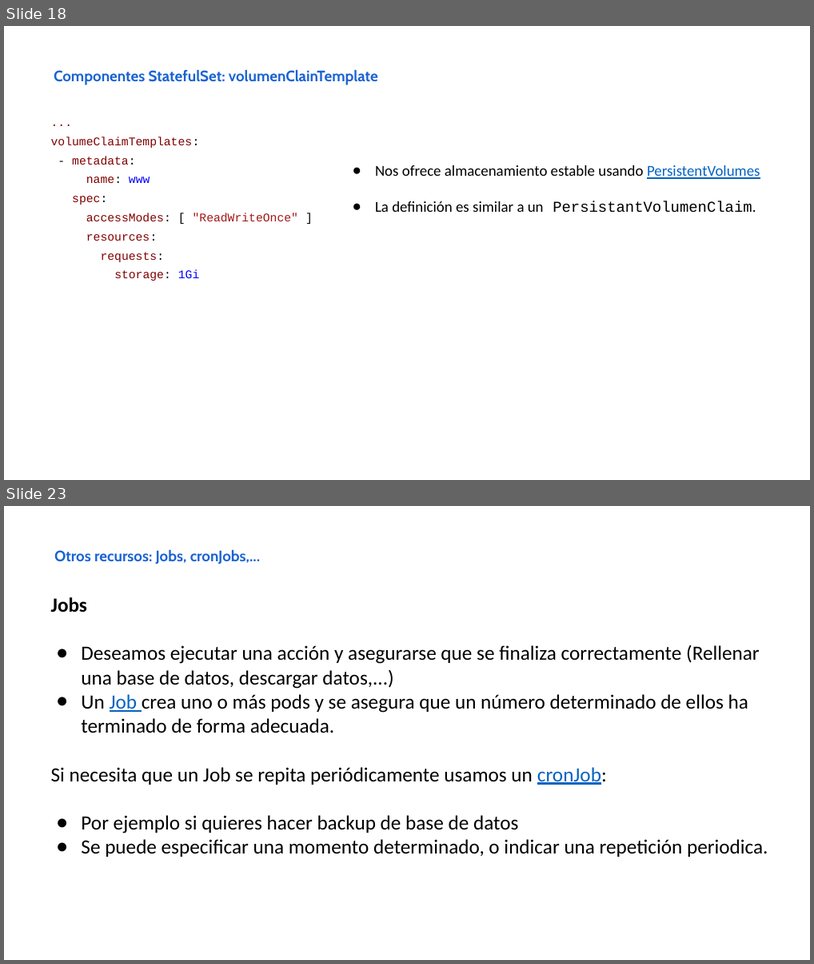
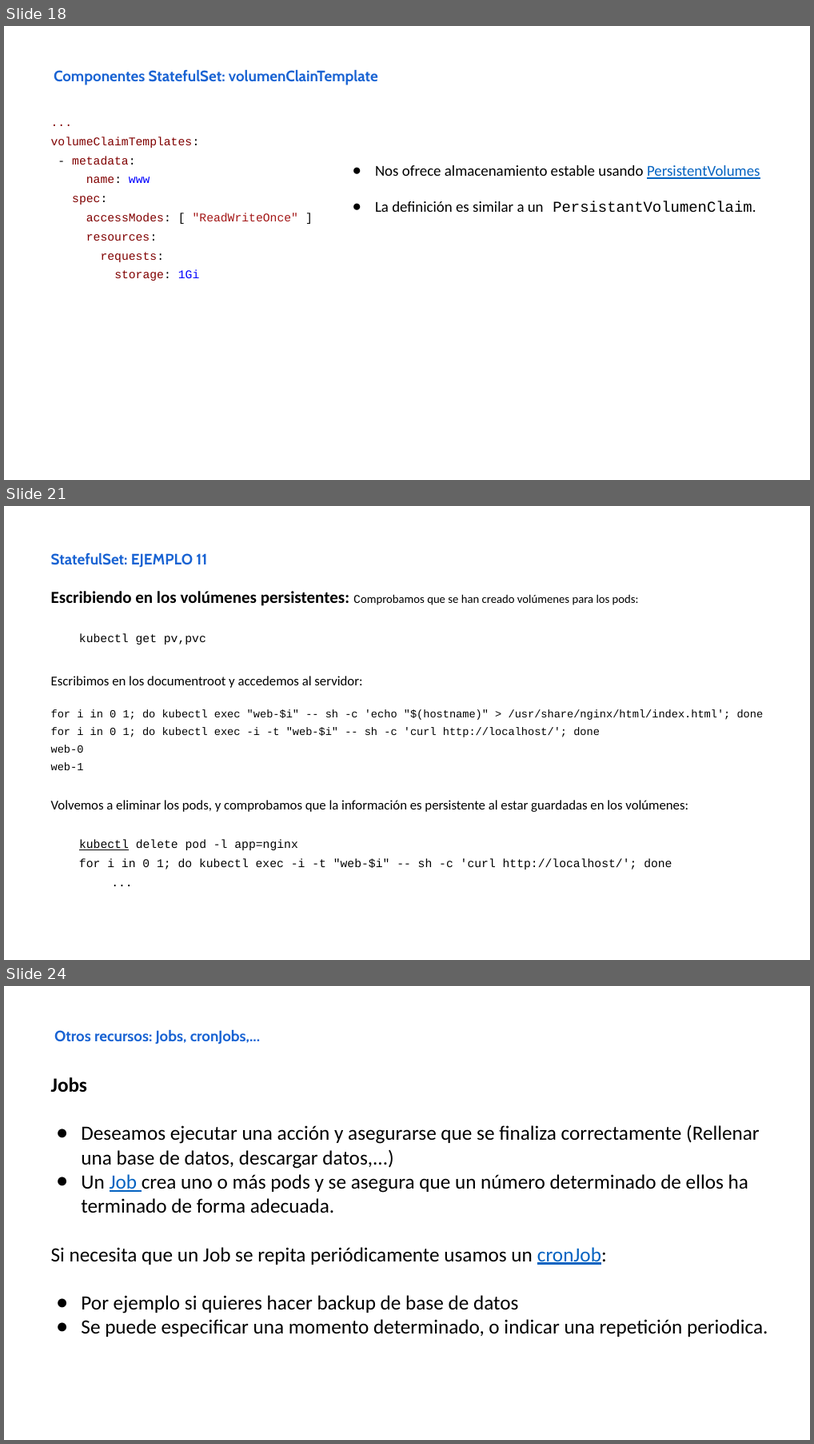
Before and after one commit to iesgn/curso_kubernetes_2020, a slide deck: unidad4/presentacion_unidad4.odp. Shown one above the other, each under a label of ours: slides 18 and 23 before the commit, slides 18, 21 and 24 after it; the slides between them are not shown. The pictures are 814x964 and 814x1444 pixels, drawn with LibreOffice and Linux fonts; fonts in the diff are those of the drawing. Boxes give left, top, right and bottom in pixels: in the first picture for what was removed or moved away, otherwise in the second. Text is boxed around its words. In the diff, an @@ line names an element or a change of style, - is before the commit and + after.

```diff
--- a/unidad4/presentacion_unidad4.odp
+++ b/unidad4/presentacion_unidad4.odp
@@ slide 21 added at bbox=[4, 506, 810, 960], background #FFFFFF @@
@@ text added at bbox=[51, 553, 207, 568], 18 pt, text #1963D3, bold @@
+StatefulSet: EJEMPLO 11
@@ text added at bbox=[51, 591, 764, 869], 13 pt, text #000000 @@
+Escribiendo en los volúmenes persistentes: Comprobamos que se han creado volúmenes para los pods:
+kubectl get pv,pvc
+Escribimos en los documentroot y accedemos al servidor:
+for i in 0 1; do kubectl exec "web-$i" -- sh -c 'echo "$(hostname)" > /usr/share/nginx/html/index.html'; done
+for i in 0 1; do kubectl exec -i -t "web-$i" -- sh -c 'curl http://localhost/'; done
+web-0
+web-1
+Volvemos a eliminar los pods, y comprobamos que la información es persistente al estar guardadas en los volúmenes:
+kubectl delete pod -l app=nginx
+for i in 0 1; do kubectl exec -i -t "web-$i" -- sh -c 'curl http://localhost/'; done
+...
@@ what was slide 23 is now slide 24 @@
```
Also in this commit, not shown: 15 slides changed, 3 other files.
